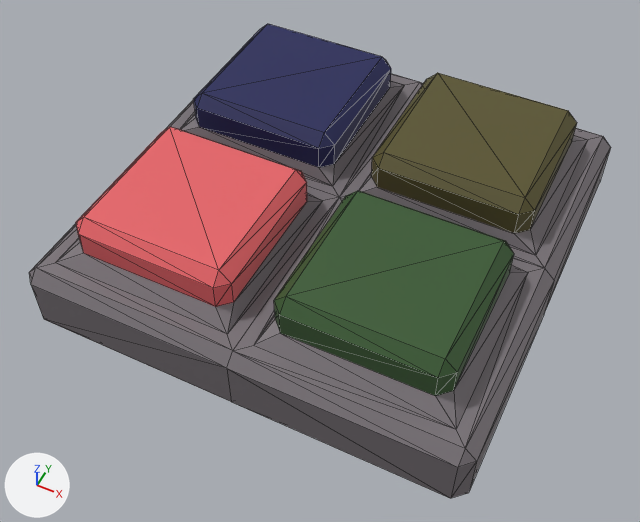
An edit to the glTF model project/assets/models/simon/simon_red.glb, drawn before and after from the same camera.
Both versions are drawn from a 50 mm lens placed at (0.464, -1.004, 1.136), pointed at (0.001, -0.078, -0.021). The lights are fixed; the arrows at lower left show +X, +Y and +Z. Mesh edges are drawn as thin lines. Vertices at the same position are counted once.

The first picture shows 'Simon'.
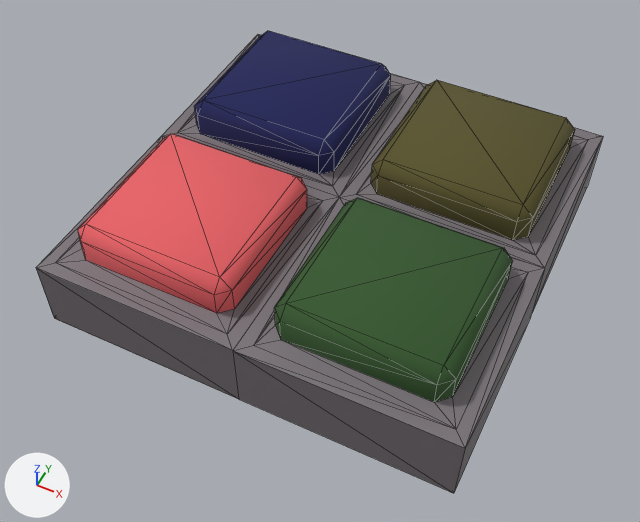
Boxes (x1, y1, x2, y2) around the edits, measured in the pictures (640 x 522 px):
'Simon', surface changed, reshaped: before (29, 24, 611, 498); after (36, 31, 603, 493)
part 1 of me_cube_006, cut back: before (29, 24, 611, 498); after (36, 31, 603, 493)

What the commit changed:
In material 'dark_blue' (mat_dark_blue), roughness goes from 0.5 to 1.0.
In material 'dark_yellow' (mat_dark_yellow), roughness goes from 0.5 to 1.0.
me_cube_006 is used by ob_simon; location (0.0, 0.0, 0.0).
me_cube_006 had 138 vertices, 272 faces and spanned x -0.385..0.385, y -0.385..0.385, z -0.065..0.149.
me_cube_006 now has 114 vertices, 224 faces and spans x -0.365..0.365, y -0.365..0.365, z -0.065..0.133.
Part 1, on me_cube_006:
24 vertices are removed from x -0.385..0.385, y -0.385..0.385, z -0.045..0.045.
64 faces are deleted.
80 vertices in x -0.321..0.321, y -0.317..0.317, z 0.085..0.149 move by (0.0, 0.0, -0.016).
16 new faces join them, mat_material_003 (grey #797277).
me_cube_006 part 2: the surface is now shaded smooth.
